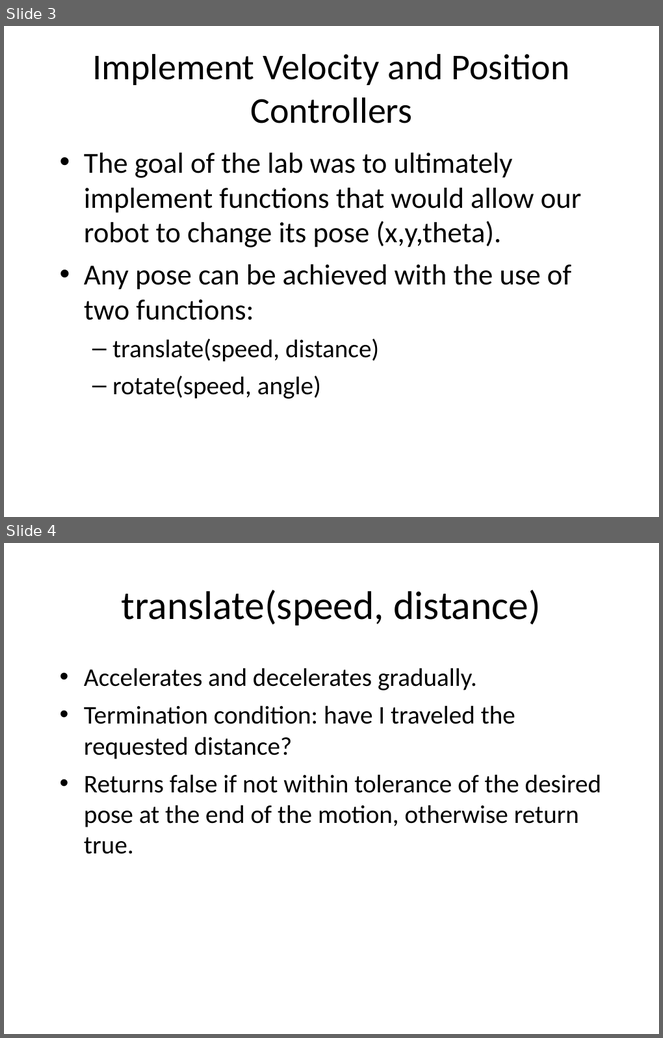
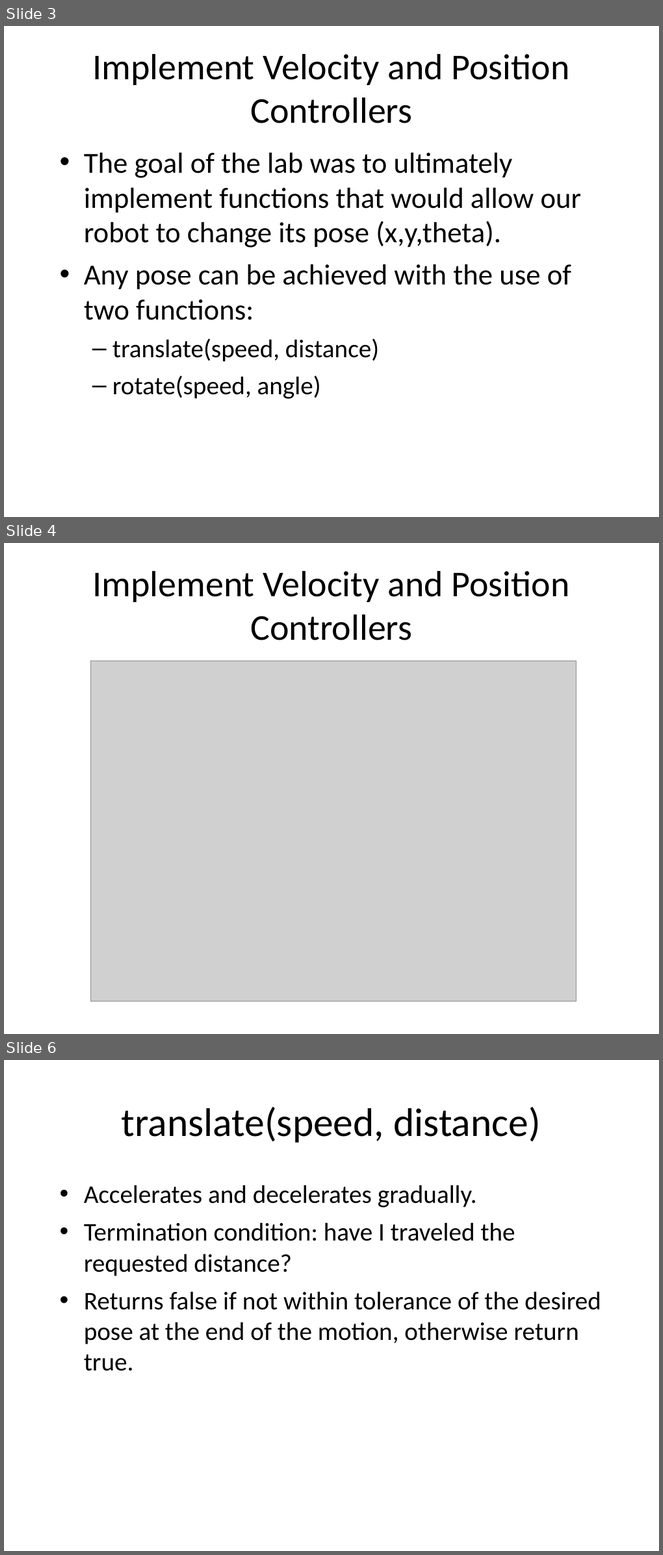
Before and after one commit to nforrester/6.141_labs, a slide deck: Other/RSS Lab 2 Presentation.ppt. Shown one above the other, each under a label of ours: slides 3 and 4 before the commit, slides 3, 4 and 6 after it; the slides between them are not shown. The pictures are 663x1038 and 663x1555 pixels, drawn with LibreOffice and Linux fonts; fonts in the diff are those of the drawing; grey boxes stand for pictures. Boxes give left, top, right and bottom in pixels: in the first picture for what was removed or moved away, otherwise in the second. Text is boxed around its words. In the diff, an @@ line names an element or a change of style, - is before the commit and + after.

```diff
--- a/Other/RSS Lab 2 Presentation.ppt
+++ b/Other/RSS Lab 2 Presentation.ppt
@@ slide 4 added at (4, 543, 659, 1034), background #FFFFFF @@
@@ text added at (93, 571, 570, 641), 40 pt, text #000000 @@
+Implement Velocity and Position Controllers
@@ picture added at (90, 661, 577, 1002) @@
@@ what was slide 4 is now slide 6 @@
```
Also in this commit, not shown: 1 other slide added.
